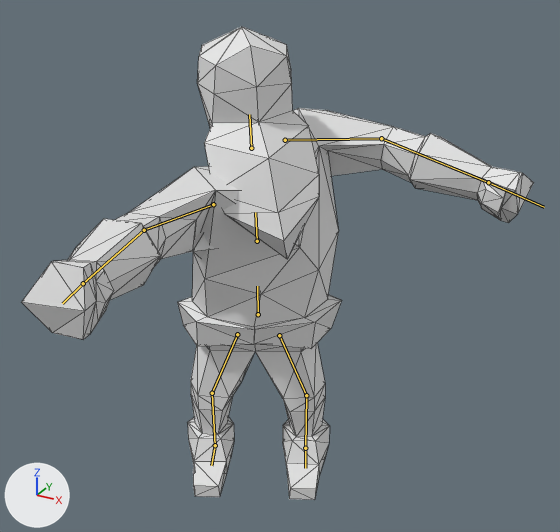
The Blender file Animations/WarriorRightPunch.blend: old version first, new version second.
Before and after are seen from a camera (50 mm lens) standing at (6.68, -11.25, 10.1) and looking at (1.31, -1.49, 5.22). Every picture has the same lights, and +X, +Y and +Z are marked at lower left. Both versions are drawn at frame 9 of the action 'ArmatureAction.001'; the numbers are the values there. The bones that bend it are drawn over the model as lines. Mesh edges are drawn as thin lines.
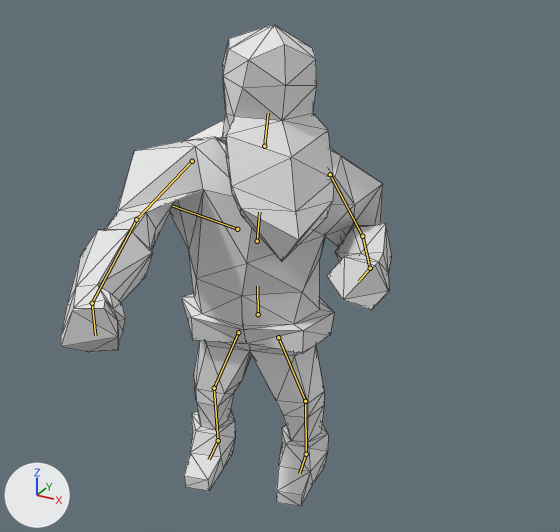
What the commit changed:
Bone 'Root' (bone_root) turns from (0, 26, 0) to (0, 15, 0) degrees about its own x, y and z.
Bone 'Chest' (bone_chest) turns from (23, 61, 22) to (7, 7, -6) degrees about its own x, y and z.
Bone 'Shoulder.R' (bone_shoulder_r) turns from (-68, 37, -117) to (32, 16, -56) degrees about its own x, y and z.
Bone 'Arm.R' (bone_arm_r) turns from (1, 3, 12) to (-26, 50, 3) degrees about its own x, y and z.
Bone 'Hand.R' (bone_hand_r) turns from (0, 0, 0) to (11, 1, -18) degrees about its own x, y and z.
Bone 'Shoulder.L' (bone_shoulder_l) turns from (-41, -2, 75) to (14, -11, -20) degrees about its own x, y and z.
Bone 'Arm.L' (bone_arm_l) turns from (0, 0, 0) to (-108, -21, -69) degrees about its own x, y and z.
Bone 'Hand.L' (bone_hand_l) turns from (0, 0, 0) to (-14, 0, 14) degrees about its own x, y and z.
Bone 'Head' (bone_head) turns from (0, -44, 0) to (1, 29, -1) degrees about its own x, y and z.

Where the change shows, as pixel boxes [x1, y1, x2, y2] in the pictures (560 x 532 px):
'Cube', posed (35% narrower): before [22, 27, 534, 500]; after [61, 25, 392, 506]
bone 'Chest', root to tip: before (257, 241) to (255, 212); after (257, 241) to (259, 212)
bone 'Shoulder.R', root to tip: before (213, 204) to (144, 230); after (192, 161) to (136, 219)
bone 'Arm.R', root to tip: before (144, 230) to (83, 283); after (136, 219) to (92, 303)
bone 'Hand.R', root to tip: before (83, 283) to (62, 303); after (92, 303) to (95, 335)
bone 'Shoulder.L', root to tip: before (285, 140) to (381, 138); after (330, 174) to (362, 236)
bone 'Arm.L', root to tip: before (381, 138) to (488, 182); after (362, 236) to (370, 268)
bone 'Hand.L', root to tip: before (488, 182) to (521, 197); after (370, 268) to (358, 281)
bone 'Head', root to tip: before (251, 148) to (249, 114); after (264, 146) to (268, 113)
